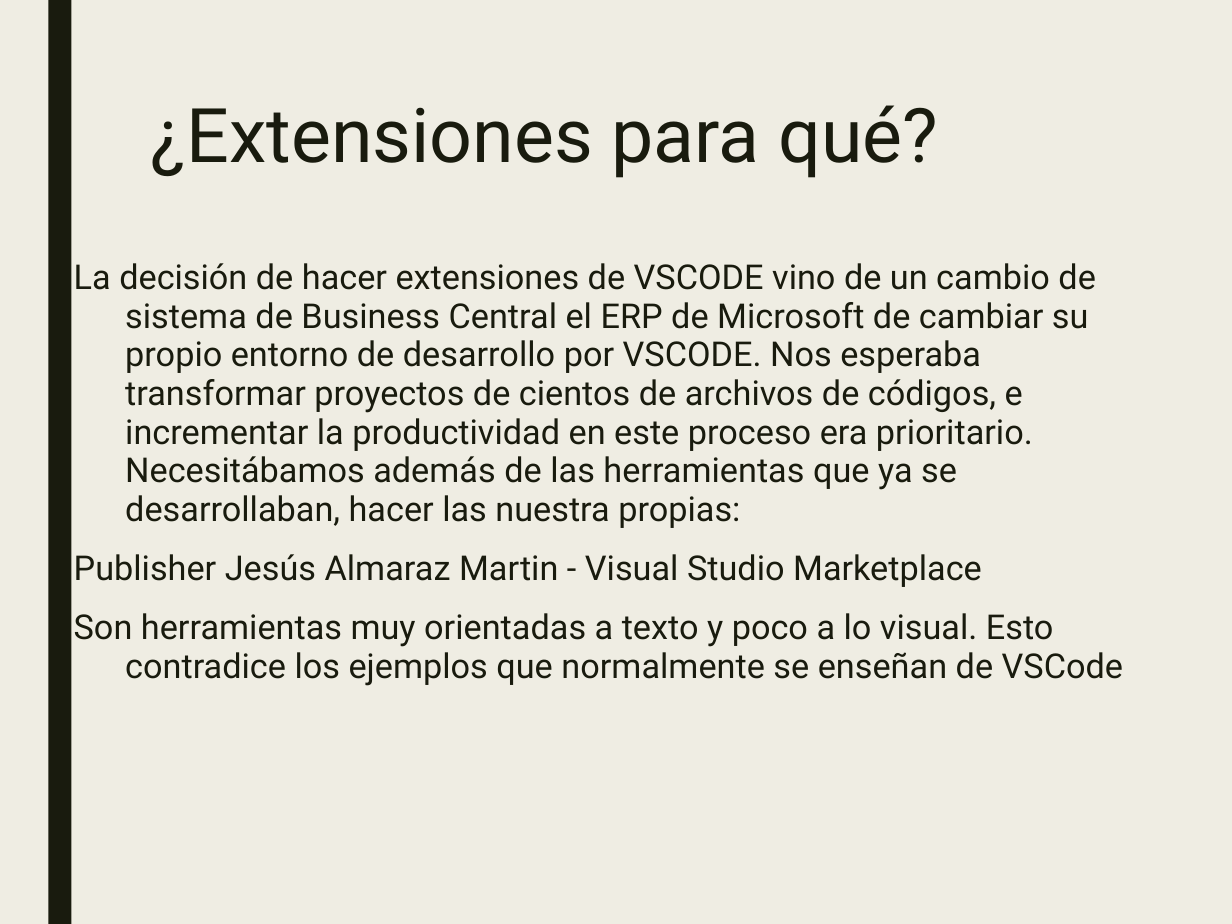
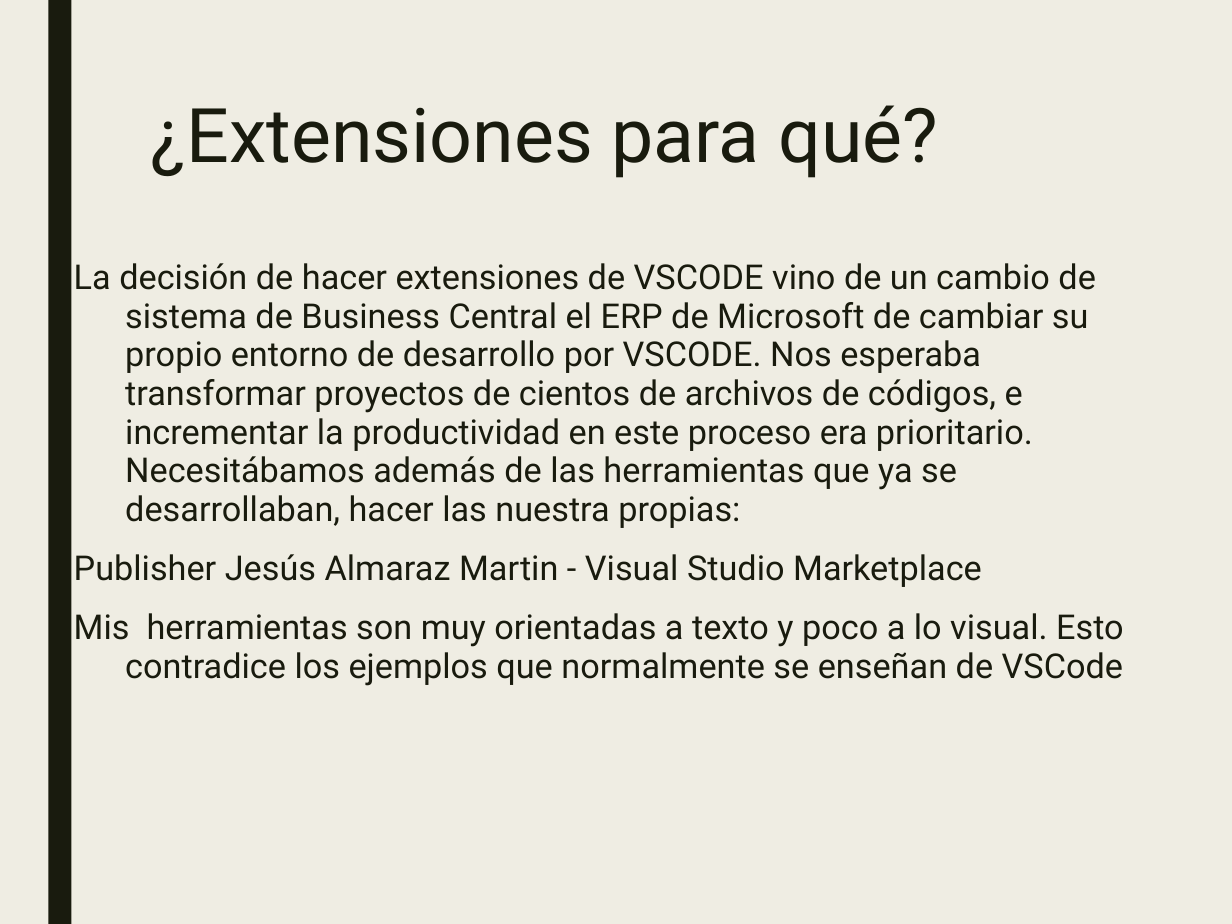
Before and after one commit to JalmarazMartn/dotnetrioja1, a slide deck: slide 6 of VSCODE Extensiones.ppt. Drawn at 1232x924 pixels with LibreOffice and Linux fonts; fonts in the diff are those of the drawing. Boxes give left, top, right and bottom in pixels: in the first picture for what was removed or moved away, otherwise in the second. Text is boxed around its words. In the diff, an @@ line names an element or a change of style, - is before the commit and + after.

```diff
--- a/VSCODE Extensiones.ppt
+++ b/VSCODE Extensiones.ppt
@@ text at <box>74,613,1124,686</box>: text changed @@
-Son herramientas muy orientadas a texto y poco a lo visual. Esto contradice los ejemplos que normalmente se enseñan de VSCode
+Mis herramientas son muy orientadas a texto y poco a lo visual. Esto contradice los ejemplos que normalmente se enseñan de VSCode
```
Also in this commit, not shown: 4 other slides changed, 3 slides added, 2 slides removed.
